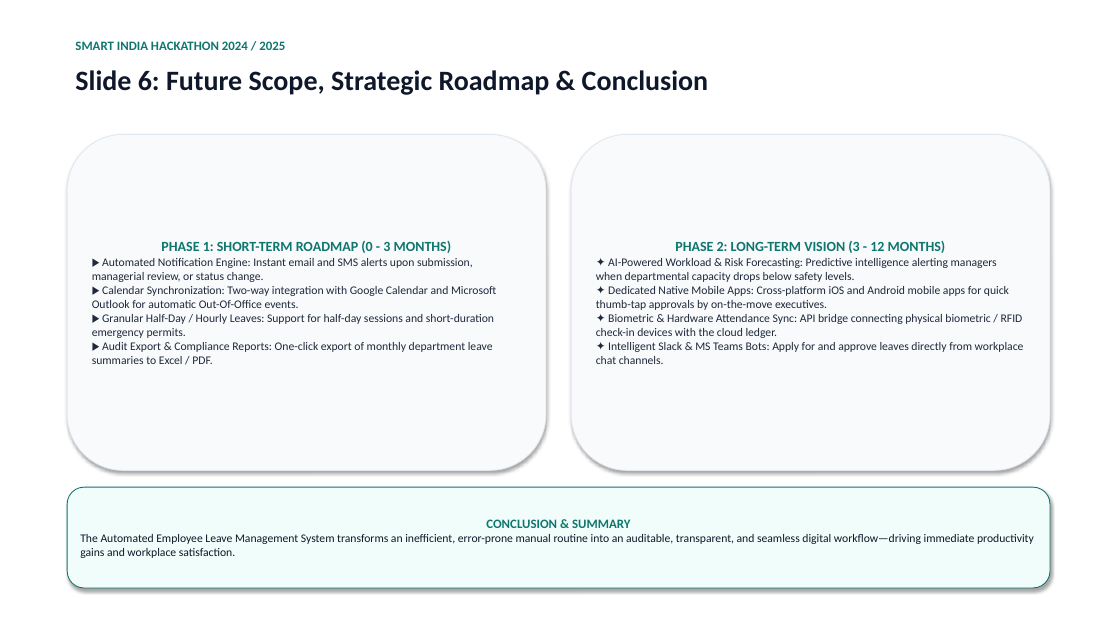
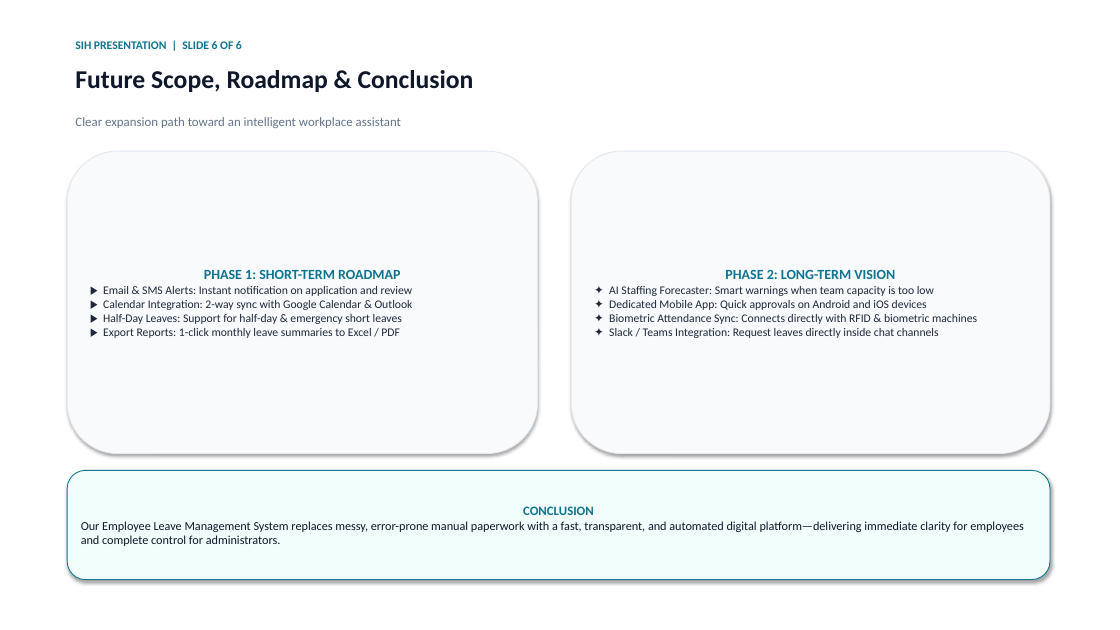
Before and after one commit to Kunal988-gif/Employee-Management-06, a slide deck: slide 6 of Employee_Leave_Management_System_SIH.pptx. Drawn at 1120x630 pixels with LibreOffice and Linux fonts; fonts in the diff are those of the drawing. Boxes give left, top, right and bottom in pixels: in the first picture for what was removed or moved away, otherwise in the second. Text is boxed around its words. In the diff, an @@ line names an element or a change of style, - is before the commit and + after.

```diff
--- a/Employee_Leave_Management_System_SIH.pptx
+++ b/Employee_Leave_Management_System_SIH.pptx
@@ text at (75,41,242,49): text changed; size 11 to 10 pt; text colour #0F766E to #0E7490 @@
-SMART INDIA HACKATHON 2024 / 2025
+SIH PRESENTATION | SLIDE 6 OF 6
@@ text at (75,70,474,92): text changed; size 24 to 22 pt @@
-Slide 6: Future Scope, Strategic Roadmap & Conclusion
+Future Scope, Roadmap & Conclusion
@@ text added at (75,117,401,128), 11 pt, text #64748B @@
+Clear expansion path toward an intelligent workplace assistant
@@ rounded rectangle "PHASE 1: SHORT-TERM ROADMAP": place and size @@
-rounded rectangle "PHASE 1: SHORT-TERM ROADMAP" at (67,134,546,471)
+rounded rectangle "PHASE 1: SHORT-TERM ROADMAP" at (67,151,538,454)
@@ rounded rectangle "PHASE 2: LONG-TERM VISION": place and size @@
-rounded rectangle "PHASE 2: LONG-TERM VISION" at (571,134,1050,471)
+rounded rectangle "PHASE 2: LONG-TERM VISION" at (571,151,1050,454)
@@ text in rounded rectangle at (103,270,413,338): text changed @@
-PHASE 1: SHORT-TERM ROADMAP (0 - 3 MONTHS)
-▶ Automated Notification Engine: Instant email and SMS alerts upon submission, managerial review, or status change.
-▶ Calendar Synchronization: Two-way integration with Google Calendar and Microsoft Outlook for automatic Out-Of-Office events.
-▶ Granular Half-Day / Hourly Leaves: Support for half-day sessions and short-duration emergency permits.
-▶ Audit Export & Compliance Reports: One-click export of monthly department leave summaries to Excel / PDF.
+PHASE 1: SHORT-TERM ROADMAP
+▶ Email & SMS Alerts: Instant notification on application and review
+▶ Calendar Integration: 2-way sync with Google Calendar & Outlook
+▶ Half-Day Leaves: Support for half-day & emergency short leaves
+▶ Export Reports: 1-click monthly leave summaries to Excel / PDF
@@ text in rounded rectangle at (609,270,977,338): text changed @@
-PHASE 2: LONG-TERM VISION (3 - 12 MONTHS)
-✦ AI-Powered Workload & Risk Forecasting: Predictive intelligence alerting managers when departmental capacity drops below safety levels.
-✦ Dedicated Native Mobile Apps: Cross-platform iOS and Android mobile apps for quick thumb-tap approvals by on-the-move executives.
-✦ Biometric & Hardware Attendance Sync: API bridge connecting physical biometric / RFID check-in devices with the cloud ledger.
-✦ Intelligent Slack & MS Teams Bots: Apply for and approve leaves directly from workplace chat channels.
+PHASE 2: LONG-TERM VISION
+✦ AI Staffing Forecaster: Smart warnings when team capacity is too low
+✦ Dedicated Mobile App: Quick approvals on Android and iOS devices
+✦ Biometric Attendance Sync: Connects directly with RFID & biometric machines
+✦ Slack / Teams Integration: Request leaves directly inside chat channels
@@ rounded rectangle "CONCLUSION": place and size @@
-rounded rectangle "CONCLUSION" at (67,487,1050,588)
+rounded rectangle "CONCLUSION" at (67,471,1050,580)
@@ rounded rectangle "CONCLUSION" at (67,471,1050,580): outline #0F766E 0.75 pt to #0E7490 0.75 pt @@
@@ text in rounded rectangle at (81,506,1024,546): text changed; size 10 to 10.5 pt @@
-CONCLUSION & SUMMARY
-The Automated Employee Leave Management System transforms an inefficient, error-prone manual routine into an auditable, transparent, and seamless digital workflow—driving immediate productivity gains and workplace satisfaction.
+CONCLUSION
+Our Employee Leave Management System replaces messy, error-prone manual paperwork with a fast, transparent, and automated digital platform—delivering immediate clarity for employees and complete control for administrators.
```
Also in this commit, not shown: 2 other slides changed, 3 slides added, 3 slides removed.
